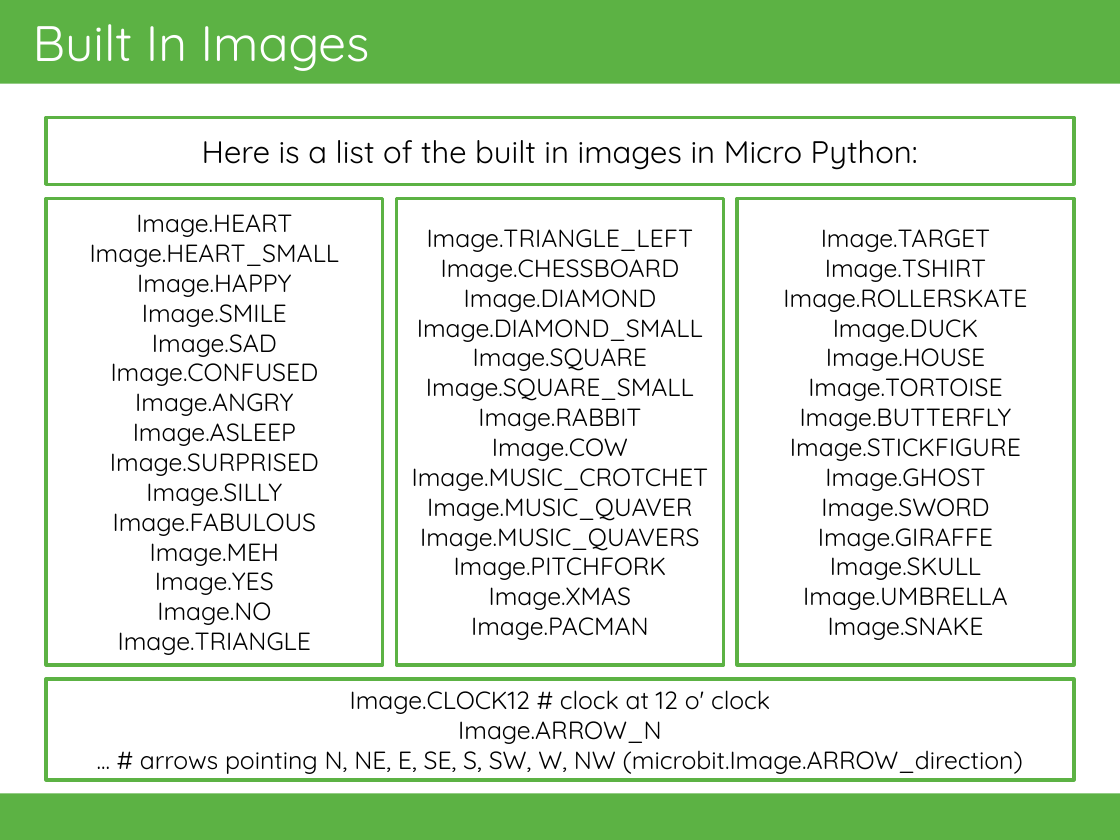
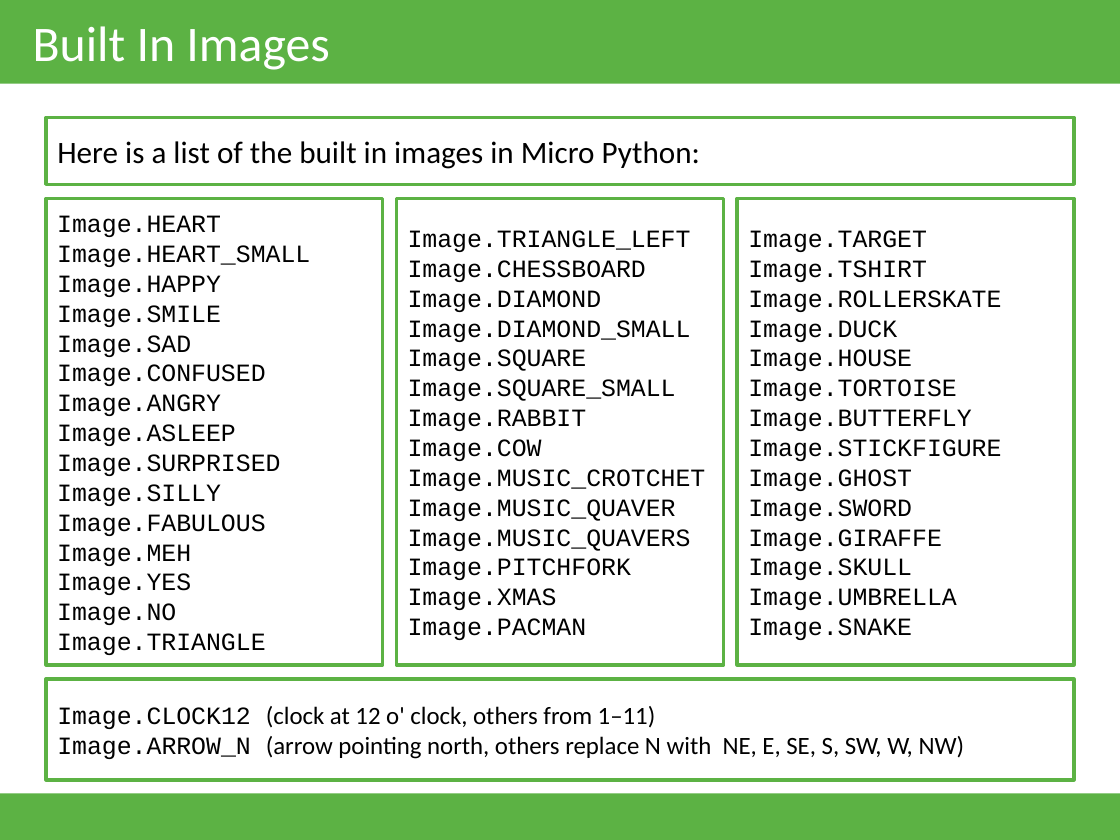
Before and after one commit to tmcdigitech/9a, a slide deck: slide 10 of static/files/microbit/01-Sequencing.pptx. Drawn at 1120x840 pixels with LibreOffice and Linux fonts; fonts in the diff are those of the drawing. Boxes give left, top, right and bottom in pixels: in the first picture for what was removed or moved away, otherwise in the second. Text is boxed around its words. In the diff, an @@ line names an element or a change of style, - is before the commit and + after.

```diff
--- a/static/files/microbit/01-Sequencing.pptx
+++ b/static/files/microbit/01-Sequencing.pptx
@@ title "Built In Images" at box(33, 26, 329, 70): font Quicksand to Calibri @@
@@ rectangle "Here is a list of ..." at box(46, 118, 1074, 185): font Quicksand to Calibri; alignment centre to left @@
@@ font Quicksand to Courier New; alignment centre to left in 3 elements at box(46, 198, 383, 664), box(396, 198, 724, 664), box(737, 198, 1074, 664) @@
@@ text in rectangle at box(57, 706, 965, 759): text changed; font Quicksand to Calibri @@
-Image.CLOCK12 # clock at 12 o' clock
-Image.ARROW_N
-... # arrows pointing N, NE, E, SE, S, SW, W, NW (microbit.Image.ARROW_direction)
+Image.CLOCK12 (clock at 12 o' clock, others from 1–11)
+Image.ARROW_N (arrow pointing north, others replace N with NE, E, SE, S, SW, W, NW)
```
Also in this commit, not shown: 12 other slides changed, 6 other files.
